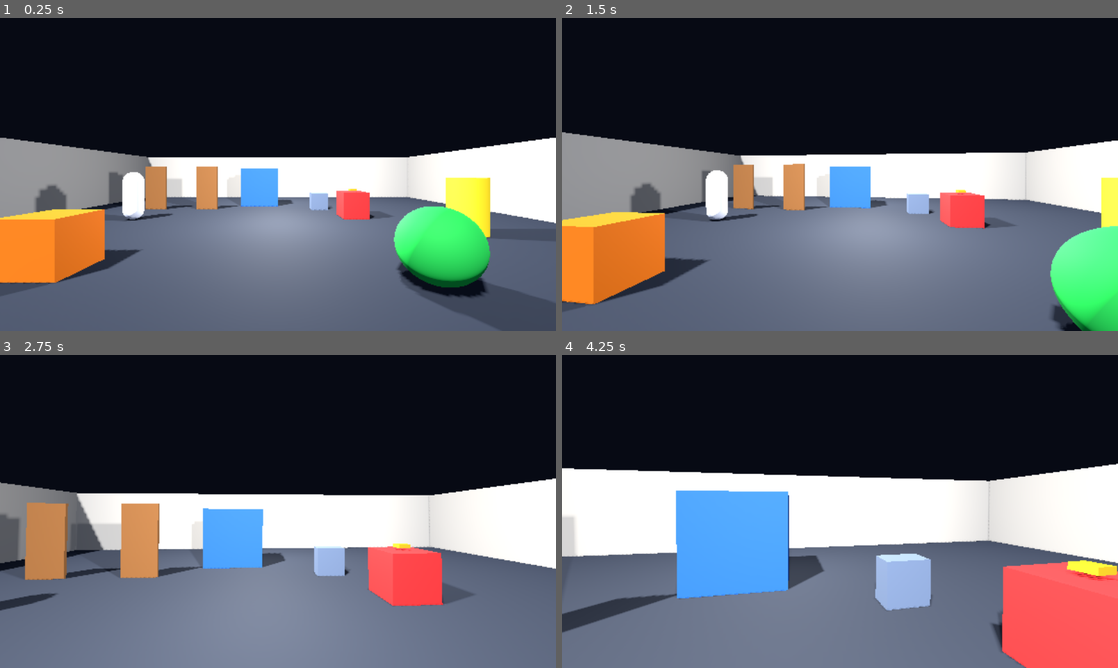
Above: before the commit, frames 1-4 (two rows, left to right).
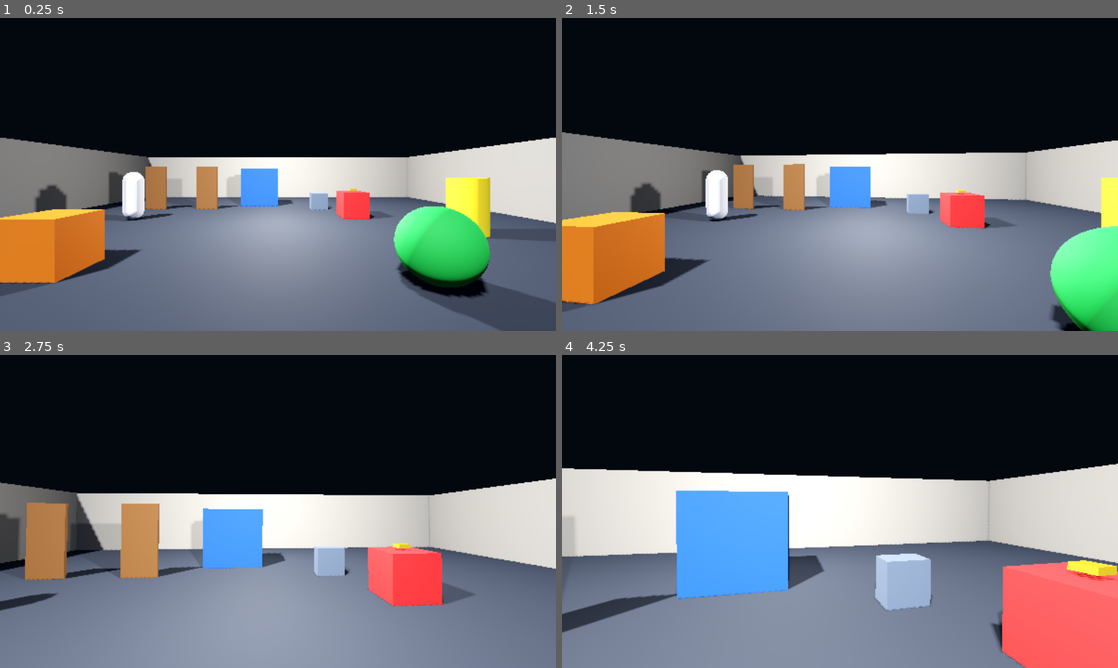
Above: after the commit, the same moments.

Repository: Kroosah/Crump
Game: Godot game, scene res://game/bootstrap.tscn
The game is run twice, just before and just after one commit, with the same random seed, the same clock (stepped at 60 frames per second) and the same inputs.
Inputs (mouse positions are in pixels of both pictures, inside the frame that each line leads up to):
- Up to frame 1 (0.25 s): no input
- Up to frame 2 (1.5 s): tap Enter at 0.5 s; move the mouse to (867, 174) at 0.52 s; hold C (crouch) 0.53-1.28 s; hold W (move_forward) from 0.53 s (still down); move the mouse to (812, 174) at 1.27 s; tap F (flashlight) at 1.35 s
- Up to frame 3 (2.75 s): keep holding W (move_forward); move the mouse to (289, 505) at 2.02 s; hold E (interact) from 2.03 s (still down)
- Up to frame 4 (4.25 s): keep holding W (move_forward); move the mouse to (834, 517) at 2.77 s; release E (interact) at 2.78 s; tap Shift (run) at 2.85 s; move the mouse to (878, 514) at 3.52 s; hold Ctrl (sneak) from 3.53 s (still down)

The runs differ from the first frame. In frame 1, 18% of the frame differs, in the area x 0-100%, y 38-86%; in frame 2, 15%; in frame 3, 12%; in frame 4, 13%.

Commit message:
[006] Zet nacht-environment op en pas brightness toe (TD-003)
Dev room-Environment naar de nachtstaat: near-black achtergrond, lage
koele ambient-vloer (contour-garantie: energie > 0), exponentiele
diepte-fog en filmische tonemap; debanding aan tegen kleurtrappen in
het near-black (vrijwel gratis). SettingsManager: brightness versmald
naar 0.8-1.2 (dossier 006 keuze F; oude configwaarden worden stil
binnengetrokken), set_brightness() als enig wijzigkanaal en een
brightness_changed-signaal. Nieuwe herbruikbare environment-tuner op de
WorldEnvironment van het level past de waarde toe als
adjustment_brightness — nabewerking op het eindbeeld; lampen, UI en
budget blijven onaangeraakt. De heldere testverlichting blijft in dit
blok nog staan; de sfeerpass (TL-armaturen + werklicht-toggle) volgt in
blok 3.

Co-Authored-By: Claude Fable 5 <noreply@anthropic.com>
Claude-Session: https://claude.ai/code/session_01Eukd1gRp6feQQnWxwaLgzq

Diff:
--- a/game/autoload/settings_manager.gd
+++ b/game/autoload/settings_manager.gd
@@ -8,7 +8,18 @@
 ## ontwikkel-pc; de uiteindelijke game moet op HIGH/ULTRA draaien. Het
 ## release-default wordt in fase 6 bepaald (TECH_DEBT TD-002).
 
+## Helderheid is gewijzigd (taak 006). De environment-tuner van het geladen
+## level luistert hierop; verder niemand — brightness raakt alleen de
+## Environment-nabewerking, nooit lampen, UI of budget (dossier 006 §6).
+signal brightness_changed(value: float)
+
 const SETTINGS_PATH := "user://settings.cfg"
+
+## Compensatierange voor scherm- en omgevingslichtverschillen (dossier 006,
+## keuze F): bewust smal, zodat brightness nooit een nachtbeeld naar dag
+## tilt of de contour-garantie breekt. Het spel is gekalibreerd op 1.0.
+const BRIGHTNESS_MIN := 0.8
+const BRIGHTNESS_MAX := 1.2
 
 enum GraphicsPreset { DEVELOPMENT_LOW, LOW, MEDIUM, HIGH, ULTRA }
 
@@ -30,7 +41,9 @@
 ## Head-bob uitschakelbaar (motion sickness, HORROR_GUIDELINES §8).
 var head_bob_enabled := true
 
-## Helderheid (toegepast op de omgeving zodra taak 006 dat oplevert).
+## Helderheid (taak 006): toegepast als adjustment_brightness op de
+## level-Environment door de environment-tuner. Altijd binnen
+## BRIGHTNESS_MIN..BRIGHTNESS_MAX — wijzig via set_brightness().
 var brightness := 1.0
 
 var graphics_preset := GraphicsPreset.DEVELOPMENT_LOW
@@ -66,8 +79,12 @@
 	mouse_sensitivity = clampf(
 		float(config.get_value("input", "mouse_sensitivity", 1.0)), 0.1, 5.0)
 	head_bob_enabled = bool(config.get_value("comfort", "head_bob", true))
+	# Oude configwaarden buiten de 006-range worden stil binnengetrokken:
+	# de brede 0.5-2.0-clamp stamt van vóór het moment dat brightness
+	# ergens op aangreep (TD-003), dus er is geen gedrag om te bewaren.
 	brightness = clampf(
-		float(config.get_value("video", "brightness", 1.0)), 0.5, 2.0)
+		float(config.get_value("video", "brightness", 1.0)),
+		BRIGHTNESS_MIN, BRIGHTNESS_MAX)
 	graphics_preset = clampi(
 		int(config.get_value("video", "graphics_preset",
 			GraphicsPreset.DEVELOPMENT_LOW)),
@@ -100,6 +117,12 @@
 	AudioDirector.set_bus_volume_linear(bus, audio_volumes[bus])
 
 
+## Het enige wijzigkanaal voor helderheid: clampt en meldt het feit.
+func set_brightness(value: float) -> void:
+	brightness = clampf(value, BRIGHTNESS_MIN, BRIGHTNESS_MAX)
+	brightness_changed.emit(brightness)
+
+
 func set_graphics_preset(preset: GraphicsPreset) -> void:
 	graphics_preset = preset
 	_apply_graphics()
--- a/game/levels/dev_room/dev_room.tscn
+++ b/game/levels/dev_room/dev_room.tscn
@@ -1,7 +1,8 @@
-[gd_scene load_steps=26 format=3]
+[gd_scene load_steps=27 format=3]
 
 [ext_resource type="Script" path="res://game/levels/dev_room/dev_camera.gd" id="1"]
 [ext_resource type="Script" path="res://game/levels/dev_room/dev_props.gd" id="2"]
+[ext_resource type="Script" path="res://game/levels/environment_tuner.gd" id="3"]
 
 [sub_resource type="BoxMesh" id="floor_mesh"]
 size = Vector3(20, 0.5, 20)
@@ -85,15 +86,20 @@
 
 [sub_resource type="Environment" id="env"]
 background_mode = 1
-background_color = Color(0.05, 0.06, 0.09, 1)
+background_color = Color(0.012, 0.016, 0.024, 1)
 ambient_light_source = 2
-ambient_light_color = Color(0.55, 0.6, 0.72, 1)
-ambient_light_energy = 0.5
+ambient_light_color = Color(0.45, 0.52, 0.68, 1)
+ambient_light_energy = 0.12
+tonemap_mode = 2
+fog_enabled = true
+fog_light_color = Color(0.035, 0.045, 0.065, 1)
+fog_density = 0.03
 
 [node name="DevRoom" type="Node3D"]
 
 [node name="WorldEnvironment" type="WorldEnvironment" parent="."]
 environment = SubResource("env")
+script = ExtResource("3")
 
 [node name="TestCamera" type="Camera3D" parent="."]
 transform = Transform3D(1, 0, 0, 0, 1, 0, 0, 0, 1, 0, 1.7, 9)
--- /dev/null
+++ b/game/levels/environment_tuner.gd
@@ -0,0 +1,30 @@
+extends WorldEnvironment
+## Environment-tuner (taak 006, keuze F): past de gebruikersinstelling
+## `brightness` toe op de Environment van dít level — en op niets anders.
+## Hoort als script op de WorldEnvironment-node van elk level.
+##
+## Brightness is een nabewerking op het eindbeeld (adjustment_brightness):
+## UI-lagen (CanvasLayer), lampenergieën en het schaduwbudget blijven
+## onaangeraakt, en dankzij de smalle range in SettingsManager kan de
+## instelling het lichtontwerp nooit herschrijven (dossier 006 §6).
+
+func _ready() -> void:
+	if environment == null:
+		# Luid in ontwikkeling (CODING_STANDARDS §7): een level zonder
+		# environment is een configuratiefout, geen tuning-kwestie.
+		push_warning("EnvironmentTuner: '%s' heeft geen Environment-resource"
+			% name)
+		return
+	environment.adjustment_enabled = true
+	_apply_brightness(SettingsManager.brightness)
+	SettingsManager.brightness_changed.connect(_apply_brightness)
+
+
+func _exit_tree() -> void:
+	# Symmetrisch met _ready (zelfde patroon als inventory/audio).
+	if SettingsManager.brightness_changed.is_connected(_apply_brightness):
+		SettingsManager.brightness_changed.disconnect(_apply_brightness)
+
+
+func _apply_brightness(value: float) -> void:
+	environment.adjustment_brightness = value
--- a/project.godot
+++ b/project.godot
@@ -98,3 +98,7 @@
 3d_physics/layer_3="monster"
 3d_physics/layer_4="interactable"
 3d_physics/layer_5="sound_blocker"
+
+[rendering]
+
+anti_aliasing/quality/use_debanding=true
Not shown, added: game/levels/environment_tuner.gd.uid
